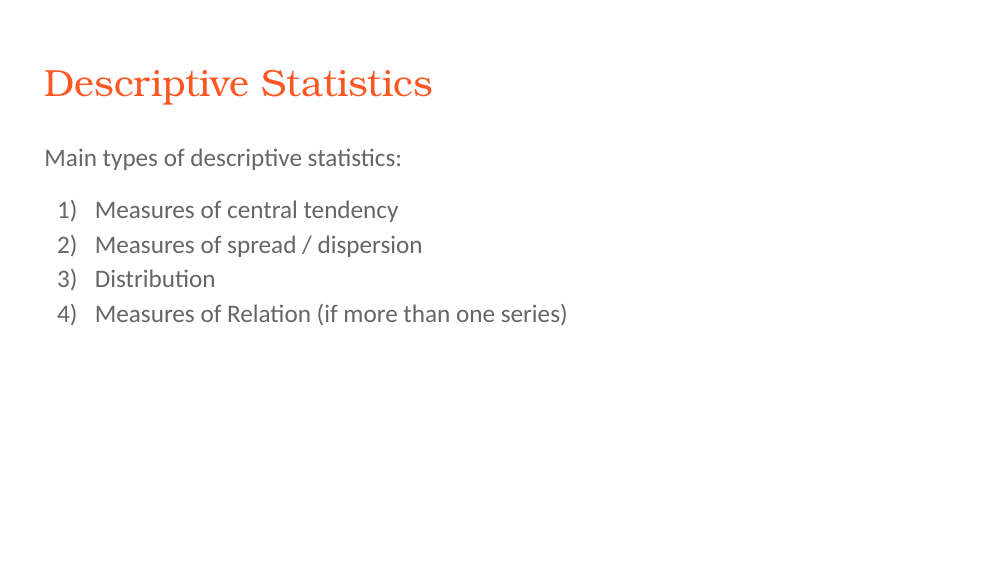
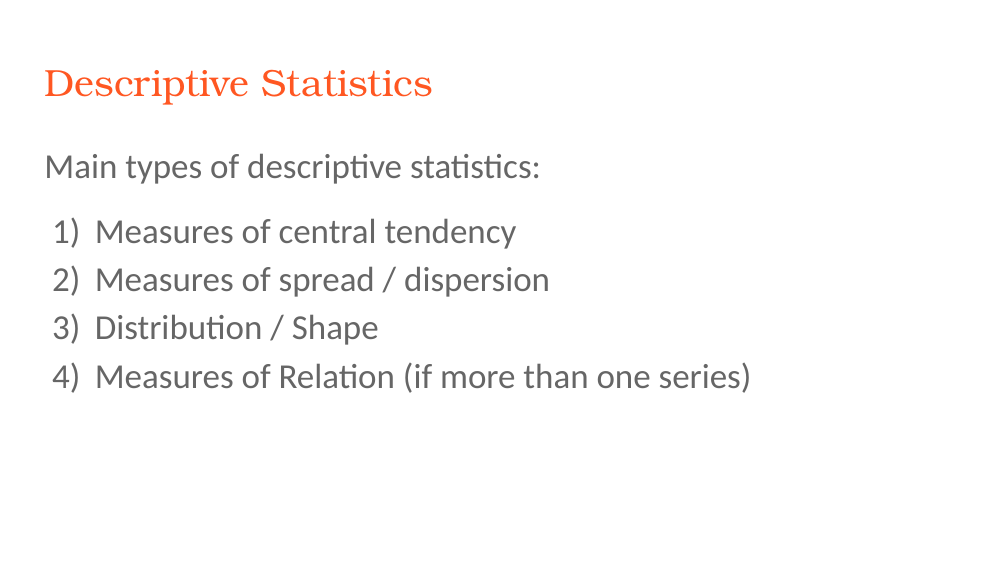
Before and after one commit to rjwrobel86/Python4Statistics, a slide deck: slide 3 of Stuff For Class/Slides/Descriptive Statistics.pptx. Drawn at 1008x567 pixels with LibreOffice and Linux fonts; fonts in the diff are those of the drawing. Boxes give left, top, right and bottom in pixels: in the first picture for what was removed or moved away, otherwise in the second. Text is boxed around its words. In the diff, an @@ line names an element or a change of style, - is before the commit and + after.

```diff
--- a/Stuff For Class/Slides/Descriptive Statistics.pptx
+++ b/Stuff For Class/Slides/Descriptive Statistics.pptx
@@ text at [44,153,752,393]: size 18 to 25 pt in "Main types of descriptive statistics:", "Measures of central tendency", "Measures of spread / dispersion", "Measures of Relation (if more than one ..."; indent changed @@
@@ text at [95,314,379,345]: text changed; size 18 to 25 pt @@
-3) Distribution
+3) Distribution / Shape
```
Also in this commit, not shown: 12 other slides changed, 10 slides added, 8 slides removed, 27 other files.
